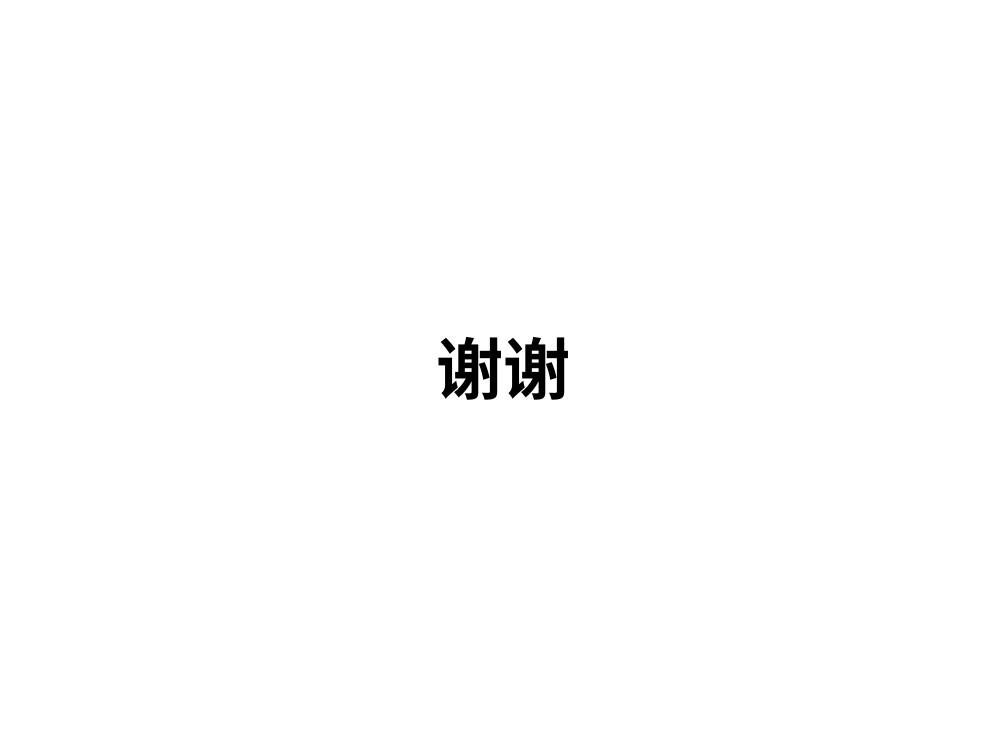
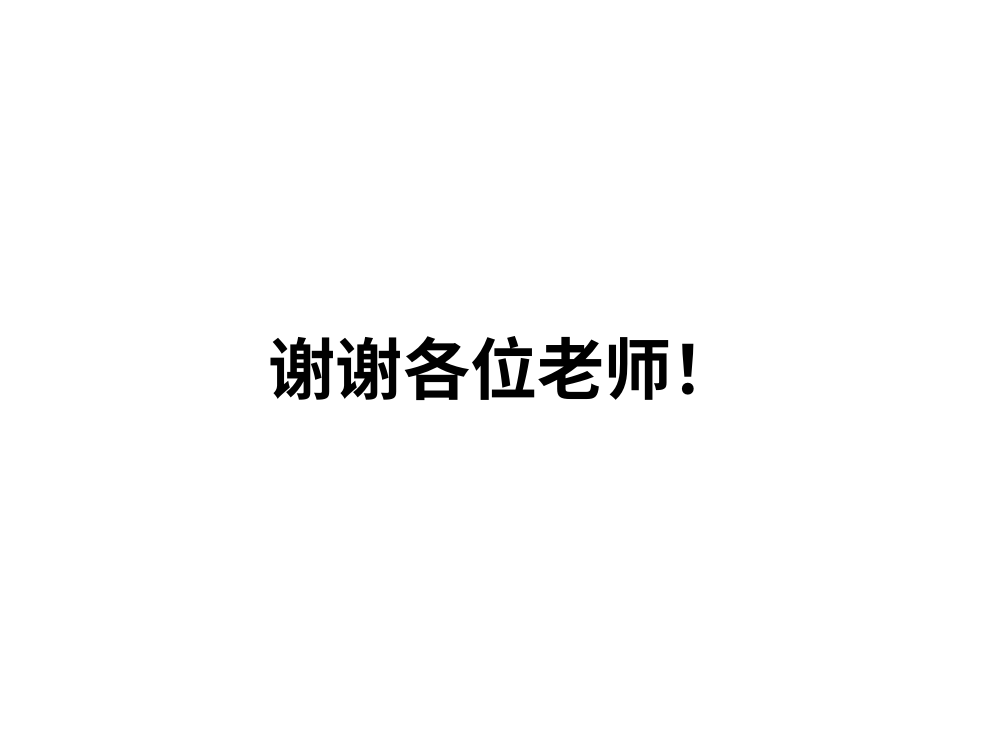
Before and after one commit to zhzhe/zxn, a slide deck: slide 9 of 我与北京PPT.pptx. Drawn at 1008x756 pixels with LibreOffice and Linux fonts; fonts in the diff are those of the drawing; background and template pictures are left out. Boxes give left, top, right and bottom in pixels: in the first picture for what was removed or moved away, otherwise in the second. Text is boxed around its words. In the diff, an @@ line names an element or a change of style, - is before the commit and + after.

```diff
--- a/我与北京PPT.pptx
+++ b/我与北京PPT.pptx
@@ title at (x1=269, y1=336, x2=739, y2=400): text changed @@
-谢谢
+谢谢各位老师！
```
Also in this commit, not shown: 1 other file.
